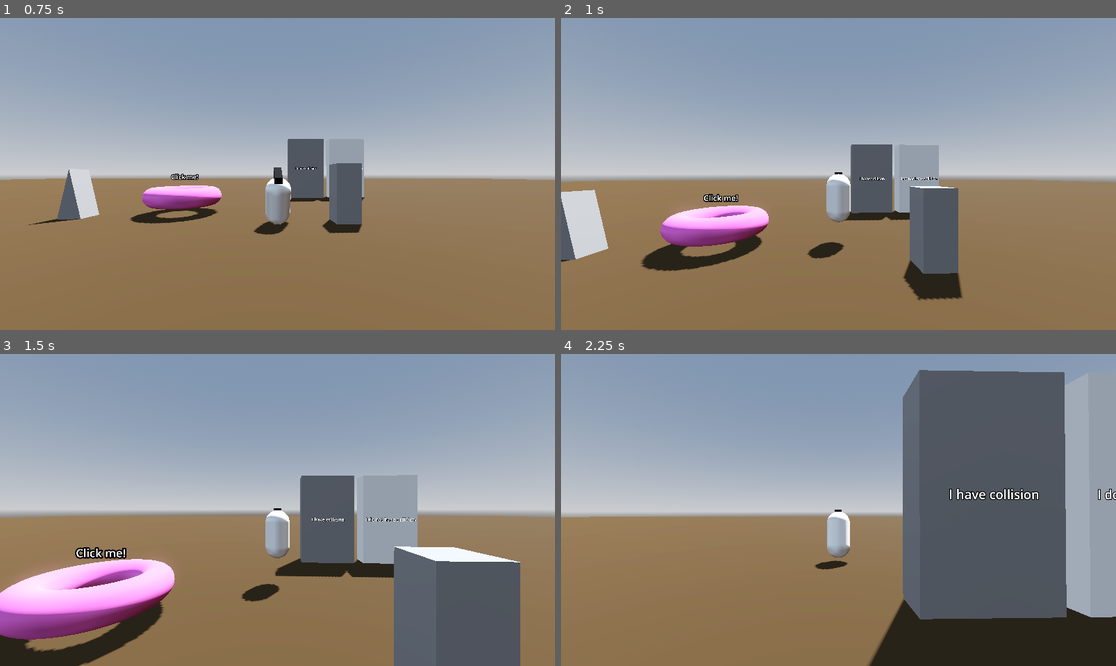
Above: before the commit, frames 1-4 (two rows, left to right).
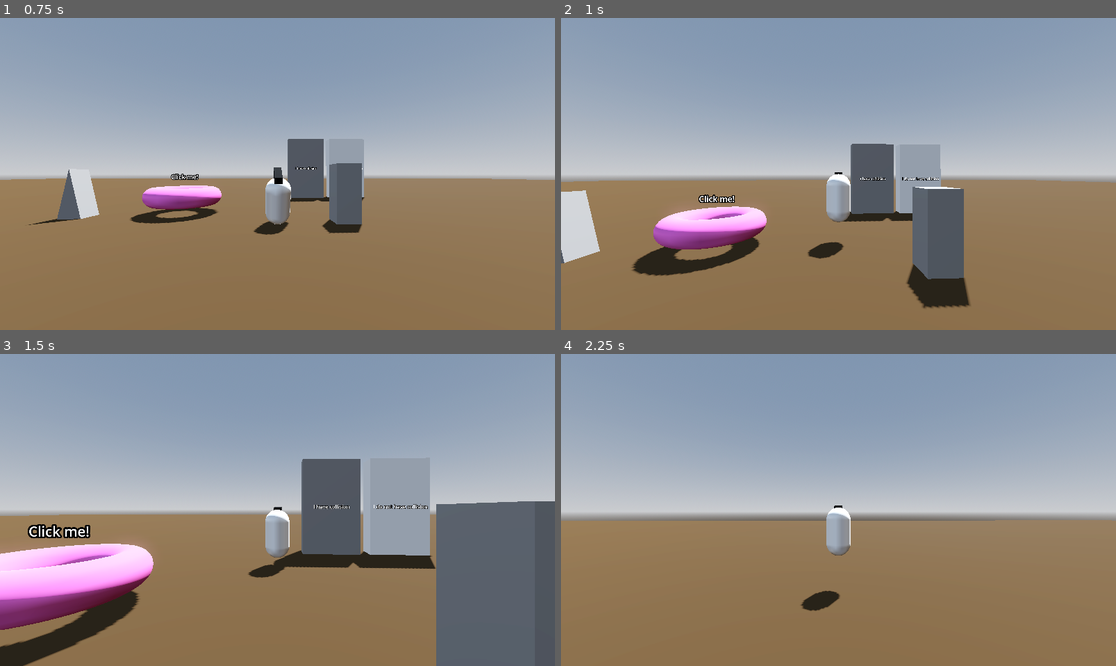
Above: after the commit, the same moments.

Repository: Gjosti/dev-sandbox
Game: Godot game, scene res://Levels/sandbox_level.tscn
The game is run twice, just before and just after one commit, with the same random seed, the same clock (stepped at 60 frames per second) and the same inputs.
Inputs (mouse positions are in pixels of both pictures, inside the frame that each line leads up to):
- Up to frame 1 (0.75 s): tap Enter at 0.5 s; move the mouse to (305, 174) at 0.52 s; hold W (move_forward) from 0.53 s (still down); hold Shift (dash) from 0.53 s (still down); click (305, 174) at 0.67 s
- Up to frame 2 (1 s): keep holding W (move_forward); keep holding Shift (dash); tap Space (jump) at 0.77, 0.8 s
- Up to frame 3 (1.5 s): keep holding W (move_forward); tap Space (jump) at 1.07, 1.35 s; move the mouse to (249, 510) at 1.27 s; release Shift (dash) at 1.28 s
- Up to frame 4 (2.25 s): keep holding W (move_forward); tap Space (jump) at 1.52, 1.82 s; tap Shift (dash) at 1.55 s; move the mouse to (849, 503) at 2.02 s; press the mouse at (849, 503) at 2.03 s

Frame 1 is identical in both runs. In frame 2, 3.2% of the frame differs, in the area x 0-74%, y 40-94%; in frame 3, 22%; in frame 4, 35%, in the area x 0-100%, y 5-100%.
Error before the commit: Invalid access to property or key 'jumps_left' on a base object of type 'CharacterBody3D (Player)'. (res://Player/jump.gd:33)

Commit message:
dash and air control progress.

Diff:
--- a/Player/dash.gd
+++ b/Player/dash.gd
@@ -21,7 +21,7 @@
 		player.rig_pivot.rotation.y = target_yaw
 
 	time_remaining -= delta
-	if time_remaining <= 0:
+	if time_remaining <= 0 and player.is_on_floor():
 		direction = Vector3.ZERO
 
 func _unhandled_input(event: InputEvent) -> void:
--- a/Player/jump.gd
+++ b/Player/jump.gd
@@ -16,22 +16,20 @@
 func _ready() -> void:
 	pass # Replace with function body.
 
+# Called every frame. 'delta' is the elapsed time since the previous frame.
+func _physics_process(delta: float) -> void:
 	if player.is_on_floor():
 		jumps_left = extra_jumps
-
-
-# Called every frame. 'delta' is the elapsed time since the previous frame.
-func _physics_process(delta: float) -> void:
 	handle_jump_input()
 
 func handle_jump_input() -> void:
 	if Input.is_action_just_pressed("jump"):
 		if player.is_on_floor() or player.coyote_timer > 0.0:
-			player.velocity.y = jump_velocity
+			player.velocity.y += jump_velocity
 			player.coyote_timer = 0.0
 			player.rig.travel("Jump")
-		elif player.jumps_left > 0:
-			player.jumps_left -= 1
+		elif jumps_left > 0:
+			jumps_left -= 1
 			player.velocity.y = jump_velocity
 			player.rig.travel("Jump")
 
--- a/Player/player.gd
+++ b/Player/player.gd
@@ -4,7 +4,7 @@
 # Movement Settings
 @export_group("Movement Settings")
 @export var speed: float = 6.0
-@export_range (0, 30, 0.5) var air_control_lerp: float = 10 # Controls air movement responsiveness
+@export var air_control_lerp: float = 75 # Controls air movement responsiveness
 
 # Camera Settings
 @export_group("Camera Settings")
@@ -22,6 +22,12 @@
 var coyote_timer: float = 0.0
 var direction: Vector3 = Vector3.ZERO
 
+# Camera
+var camera_yaw: float
+var camera_basis: Basis
+var target_yaw :float
+
+
 # Node References
 @onready var horizontal_pivot: Node3D = $HorizontalPivot
 @onready var vertical_pivot: Node3D = $HorizontalPivot/VerticalPivot
@@ -38,15 +44,12 @@
 
 # Physics Processing
 func _physics_process(delta: float) -> void:
+	previous_velocity = velocity
 	frame_camera_rotation()
 	apply_gravity(delta)
 	handle_movement(delta)
-	handle_air_control(delta)
-	# handle_dash_input()
-
-
+	# handle_air_control(delta)
 	move_and_slide()
-	previous_velocity = velocity
 
 	 # Coyote time
 	if is_on_floor():
@@ -58,7 +61,6 @@
 func apply_gravity(delta: float) -> void:
 	velocity.y += get_player_gravity() * delta
 
-
 func get_player_gravity() -> float:
 	return jump.get_gravity(velocity.y)
 
@@ -69,24 +71,37 @@
 	var input_dir := Input.get_vector("move_left", "move_right", "move_forward", "move_backward")
 	direction = Vector3.ZERO
 	if input_dir.length() > 0:
-		var camera_yaw = horizontal_pivot.rotation.y
-		var camera_basis = Basis(Vector3.UP, camera_yaw)
+		camera_yaw = horizontal_pivot.rotation.y
+		camera_basis = Basis(Vector3.UP, camera_yaw)
 		direction = (camera_basis * Vector3(input_dir.x, 0, input_dir.y)).normalized()
-	if direction != Vector3.ZERO:
-		velocity.x = direction.x * speed
-		velocity.z = direction.z * speed
-		var target_yaw = atan2(-direction.x, -direction.z)
-		rig_pivot.rotation.y = lerp_angle(rig_pivot.rotation.y, target_yaw, 10.0 * delta)
+	if is_on_floor():
+		if direction != Vector3.ZERO:
+			velocity.x = direction.x * speed
+			velocity.z = direction.z * speed
+			target_yaw = atan2(-direction.x, -direction.z)
+			rig_pivot.rotation.y = lerp_angle(rig_pivot.rotation.y, target_yaw, 10.0 * delta)
+		elif velocity.y == 0.0:
+			velocity.x = move_toward(velocity.x, 0, speed)
+			velocity.z = move_toward(velocity.z, 0, speed)
 	else:
-		velocity.x = move_toward(velocity.x, 0, speed)
-		velocity.z = move_toward(velocity.z, 0, speed)
+		# In air, accumulate velocity instead of resetting
+		if direction != Vector3.ZERO:
+			velocity.x += direction.x * speed * (air_control_lerp) * delta
+			velocity.z += direction.z * speed * (air_control_lerp) * delta
 	rig.update_animation_tree(direction)
 
-# Air Control
+# TODO Air Control TODO REDO! NOT IN USE
 func handle_air_control(delta: float) -> void:
 	if not is_on_floor():
-		velocity.x = lerp(previous_velocity.x, velocity.x, 1.0 - exp(-air_control_lerp * delta))
-		velocity.z = lerp(previous_velocity.z, velocity.z, 1.0 - exp(-air_control_lerp * delta))
+		var input_dir := Input.get_vector("move_left", "move_right", "move_forward", "move_backward")
+		if input_dir.length() > 0:
+			camera_yaw = horizontal_pivot.rotation.y
+			camera_basis = Basis(Vector3.UP, camera_yaw)
+			var air_direction = (camera_basis * Vector3(input_dir.x, 0, input_dir.y)).normalized()
+			# Always add a small impulse in the input direction, even from zero speed
+			var air_impulse = air_direction * speed * (air_control_lerp / 100.0) * delta
+			velocity.x += air_impulse.x
+			velocity.z += air_impulse.z
 
 # Input Handling
 func _unhandled_input(event: InputEvent) -> void:
@@ -102,8 +117,6 @@
 		Input.mouse_mode = Input.MOUSE_MODE_VISIBLE if Input.mouse_mode == Input.MOUSE_MODE_CAPTURED else Input.MOUSE_MODE_CAPTURED
 	if Input.mouse_mode == Input.MOUSE_MODE_CAPTURED and event is InputEventMouseMotion:
 		_look += -event.relative * mouse_sensitivity
-
-
 
 
 func handle_attack_input(event: InputEvent) -> void:
